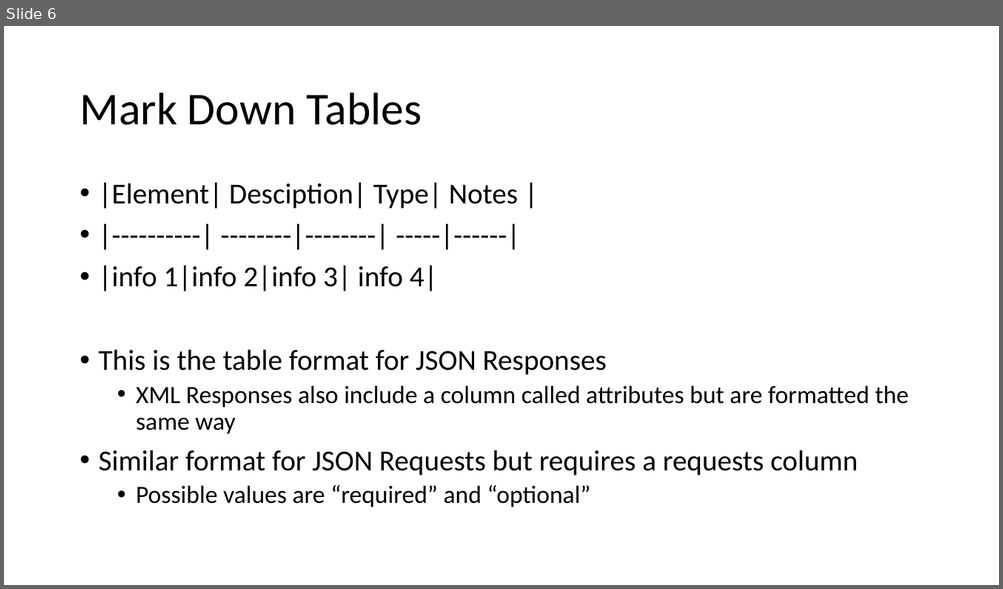
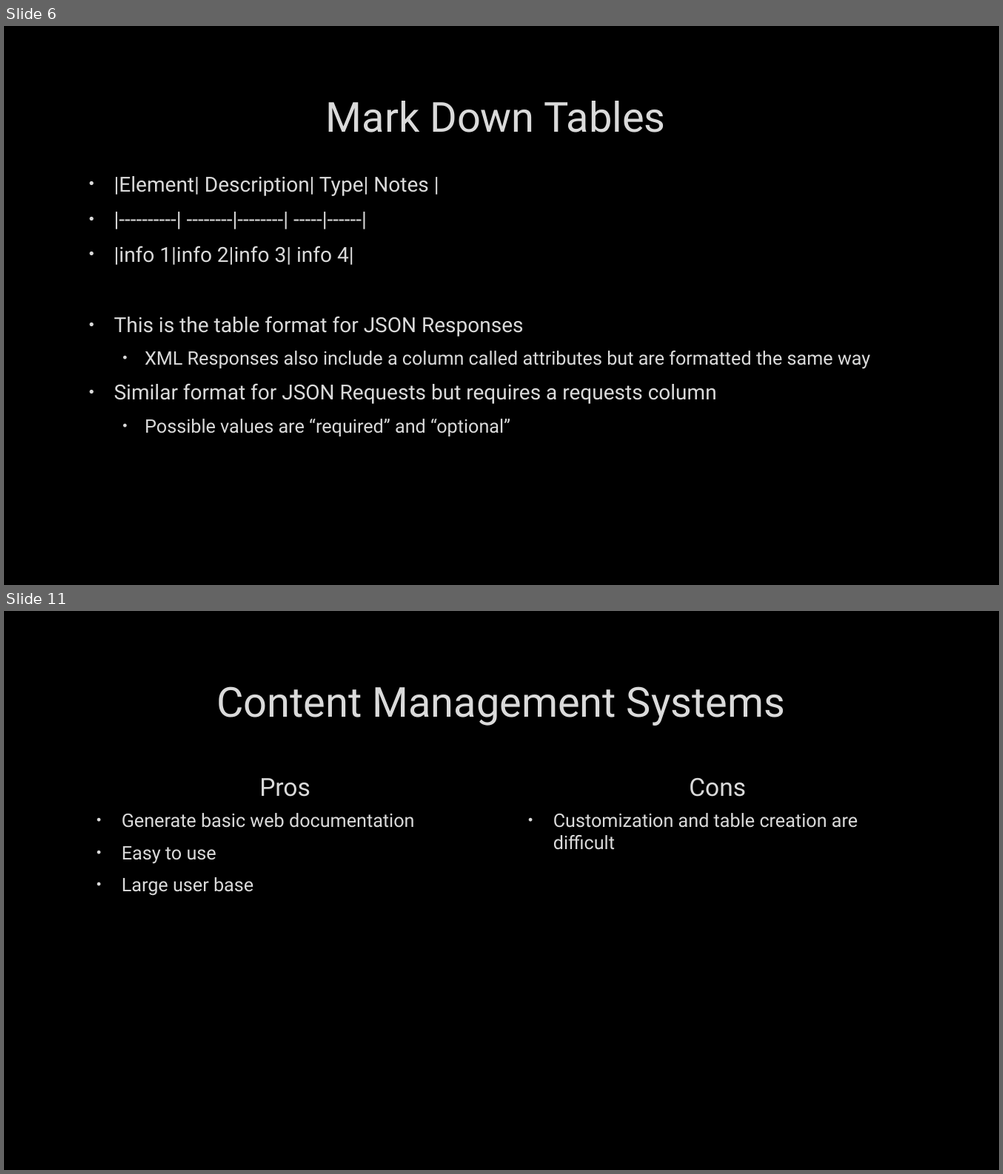
Before and after one commit to HyderickCSarrell/CS488_APIDOCPRESENTATION, a slide deck: APIDocPresentation.pptx. Shown one above the other, each under a label of ours: slide 6 before the commit, slides 6 and 11 after it; the slides between them are not shown. The pictures are 1003x589 and 1003x1174 pixels, drawn with LibreOffice and Linux fonts; fonts in the diff are those of the drawing; background and template pictures are left out. Boxes give left, top, right and bottom in pixels: in the first picture for what was removed or moved away, otherwise in the second. Text is boxed around its words. In the diff, an @@ line names an element or a change of style, - is before the commit and + after.

```diff
--- a/APIDocPresentation.pptx
+++ b/APIDocPresentation.pptx
@@ slide 11 added at box(4, 611, 999, 1170), background picture (left out) @@
@@ title added at box(216, 686, 785, 726), 40 pt, text #DADADA @@
+Content Management Systems
@@ text added at box(259, 778, 310, 797), 24 pt, text #DADADA @@
+Pros
@@ text added at box(688, 778, 745, 797), 24 pt, text #DADADA @@
+Cons
@@ text added at box(122, 813, 415, 896), 18 pt, text #DADADA @@
+• Generate basic web documentation
+• Easy to use
+• Large user base
@@ text added at box(553, 813, 857, 850), 18 pt, text #DADADA @@
+• Customization and table creation are difficult
@@ slide 6 changed as well @@
@@ background #FFFFFF to picture (left out) @@
@@ title "Mark Down Tables": place and size @@
-title "Mark Down Tables" at box(79, 93, 421, 125)
+title "Mark Down Tables" at box(326, 101, 666, 133)
@@ title "Mark Down Tables" at box(326, 101, 666, 133): size 44 to 40 pt, font Calibri to Roboto, text colour #000000 to #DADADA, letter outline none to #404040 0.75 pt; alignment left to centre; line spacing 0.9 to 1 @@
@@ text "|Element| Description| Type| Notes |": place and size @@
-text "|Element| Description| Type| Notes |" at box(99, 182, 909, 508)
+text "|Element| Description| Type| Notes |" at box(114, 176, 870, 437)
@@ text at box(114, 176, 428, 196): text changed; size 28 to 20 pt; font Calibri to Roboto; text colour #000000 to #DADADA @@
-• |Element| Desciption| Type| Notes |
+• |Element| Description| Type| Notes |
@@ text at box(114, 246, 870, 437): size 28 to 20 pt in "|----------| --------|--------| -----|------|", "|info 1|info 2|info 3| info 4|", "This is the table format for JSON ...", "Similar format for JSON Requests but requires ..."; font Calibri to Roboto, text colour #000000 to #DADADA, letter outline none to #404040 0.75 pt in "|----------| --------|--------| -----|------|", "|info 1|info 2|info 3| info 4|", "This is the table format for JSON ...", "XML Responses also include a column called ..." and 2 more places; size 24 to 18 pt in "XML Responses also include a column called ...", "Possible values are “required” and “optional”"; indent changed; line spacing 0.9 to 1; more space between paragraphs @@
```
Also in this commit, not shown: 6 other slides changed, 5 other slides added.
